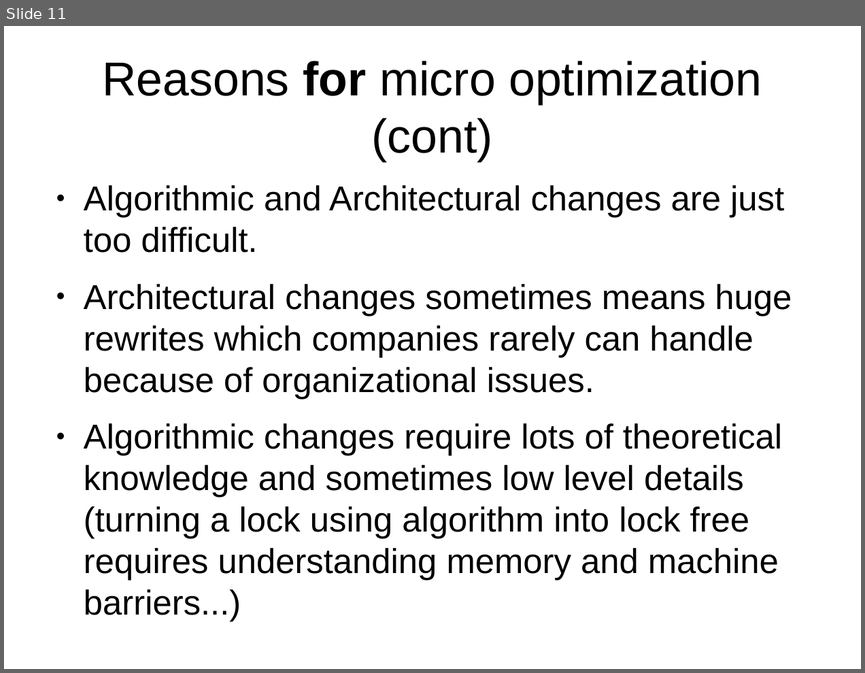
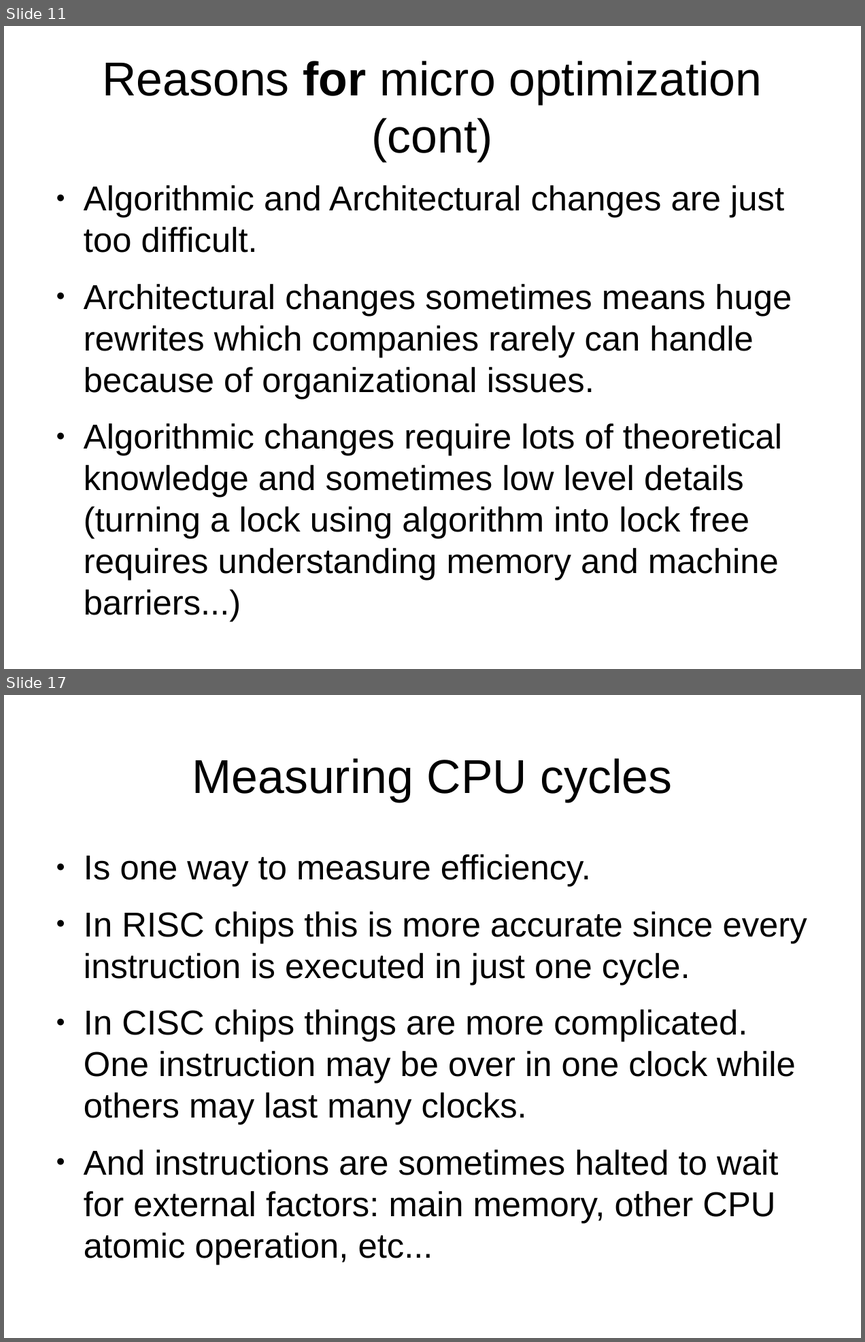
Before and after one commit to veltzer/demos, a slide deck: cpp/multi_core/effective_cplusplus.odp. Shown one above the other, each under a label of ours: slide 11 before the commit, slides 11 and 17 after it; the slides between them are not shown. The pictures are 865x673 and 865x1342 pixels, drawn with LibreOffice and Linux fonts; fonts in the diff are those of the drawing. Boxes give left, top, right and bottom in pixels: in the first picture for what was removed or moved away, otherwise in the second. Text is boxed around its words. In the diff, an @@ line names an element or a change of style, - is before the commit and + after.

```diff
--- a/cpp/multi_core/effective_cplusplus.odp
+++ b/cpp/multi_core/effective_cplusplus.odp
@@ slide 17 added at (4, 695, 861, 1338), background #FFFFFF @@
@@ title added at (192, 758, 672, 802), 44 pt, text #000000 @@
+Measuring CPU cycles
@@ text added at (84, 854, 807, 1264), 32 pt, text #000000 @@
+● Is one way to measure efficiency.
+● In RISC chips this is more accurate since every instruction is executed in just one cycle.
+● In CISC chips things are more complicated. One instruction may be over in one clock while others may last many clocks.
+● And instructions are sometimes halted to wait for external factors: main memory, other CPU atomic operation, etc...
```
Also in this commit, not shown: 4 slides changed, 15 other slides added, 1 other file.
